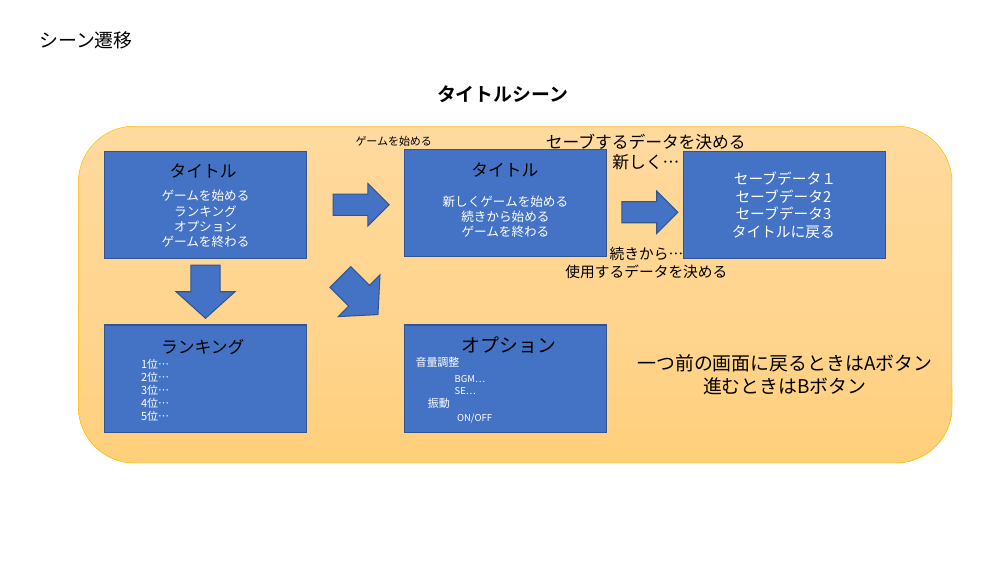
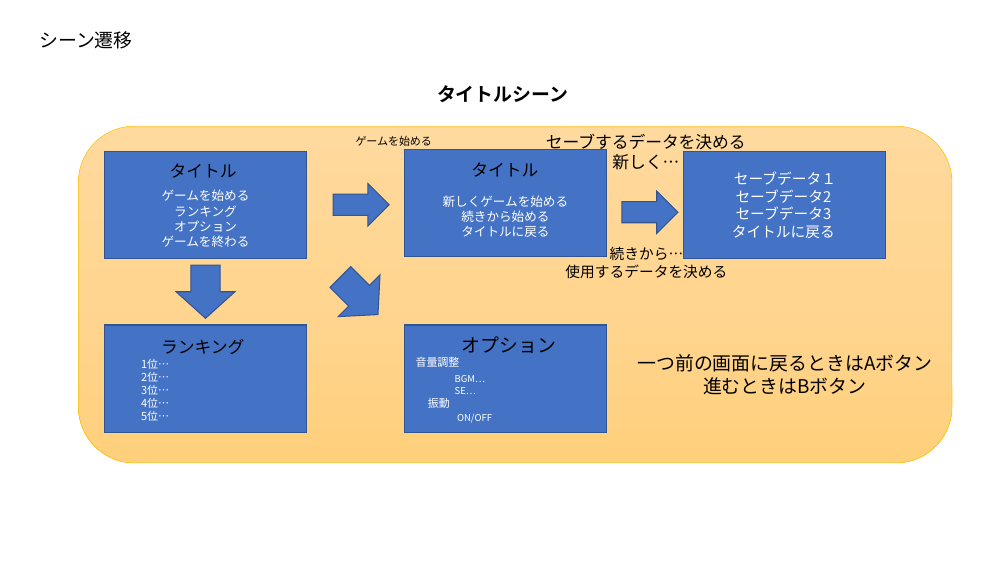
Before and after one commit to kakisawa/ProductionWork, a slide deck: slide 2 of 3DGame_2/川﨑MayCry!_仕様書.pptx. Drawn at 1008x567 pixels with LibreOffice and Linux fonts; fonts in the diff are those of the drawing. Boxes give left, top, right and bottom in pixels: in the first picture for what was removed or moved away, otherwise in the second. Text is boxed around its words. In the diff, an @@ line names an element or a change of style, - is before the commit and + after.

```diff
--- a/3DGame_2/川﨑MayCry!_仕様書.pptx
+++ b/3DGame_2/川﨑MayCry!_仕様書.pptx
@@ text at (461,226,549,237): text changed @@
-ゲームを終わる
+タイトルに戻る
```
Also in this commit, not shown: 5 other slides changed, 4 slides added, 1 slide removed, 27 other files.
